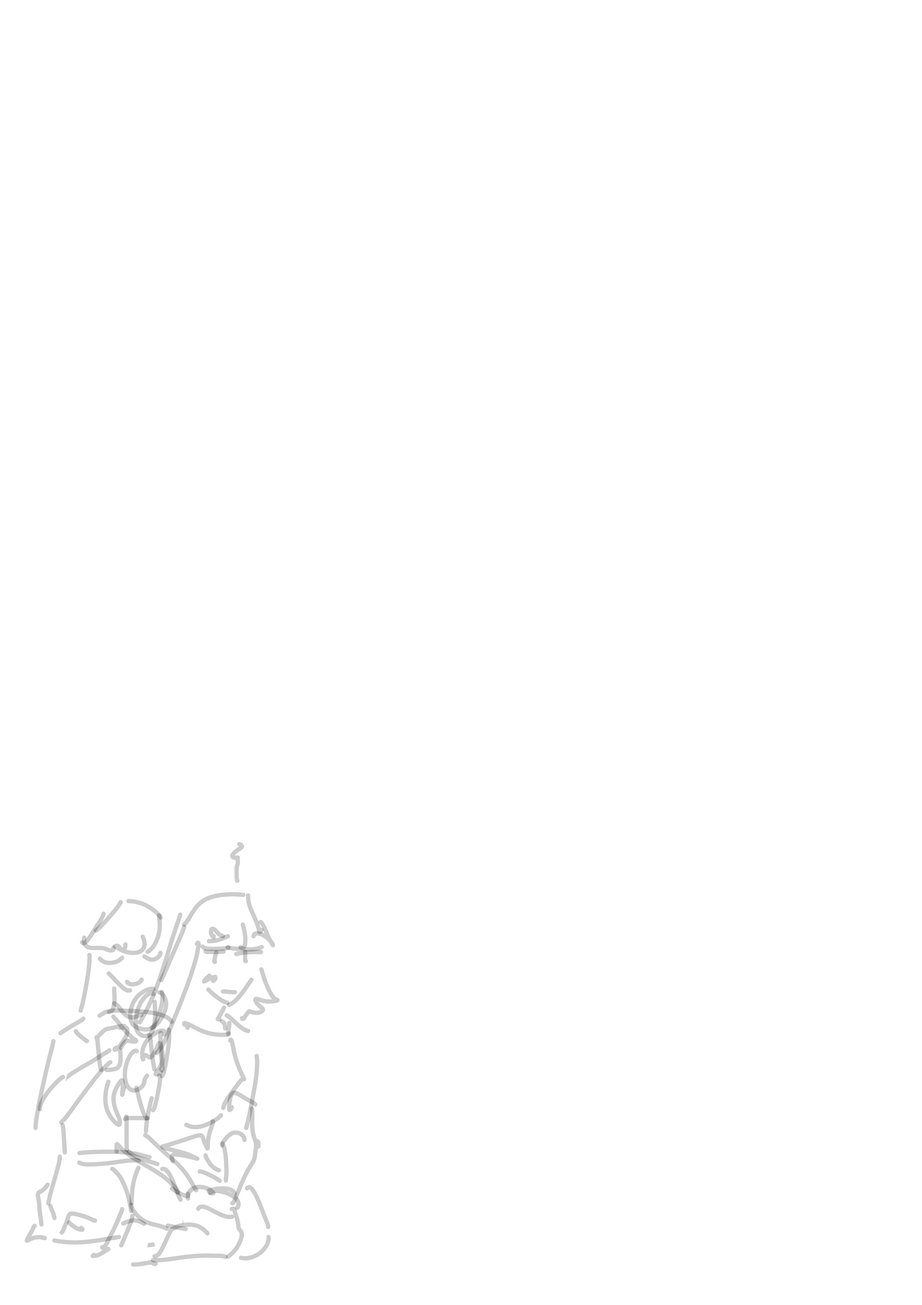
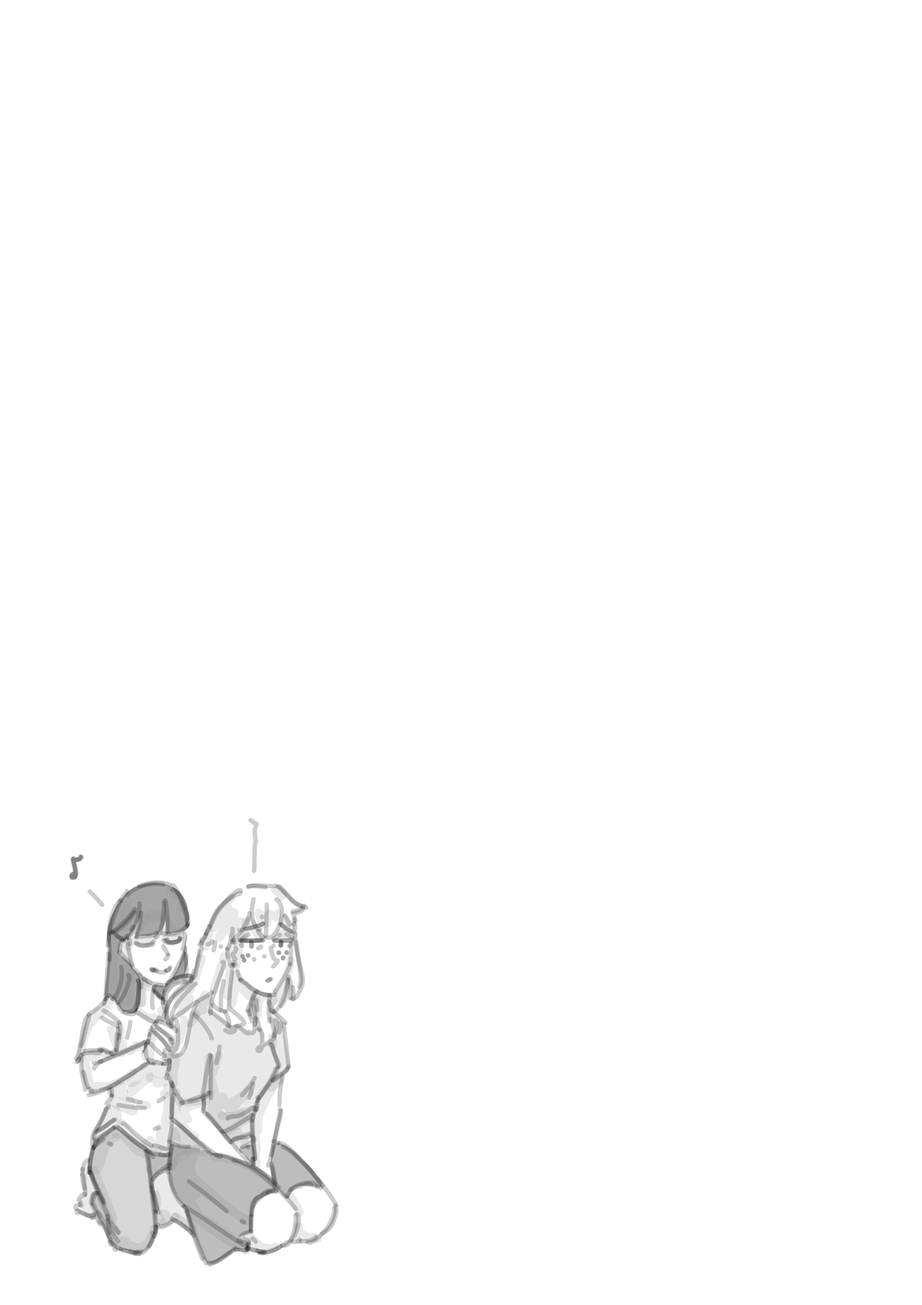
Layers edited between the first and the second 922x1305 image:
added layer "Paint Layer 1" above "Paint Layer 2" over box(47, 817, 339, 1267)
added layer "Paint Layer 2" (44%) above "Background" over box(71, 880, 334, 1267)
hid "Background", opacity 100% → 20%, painted on it over box(24, 826, 323, 1267)
